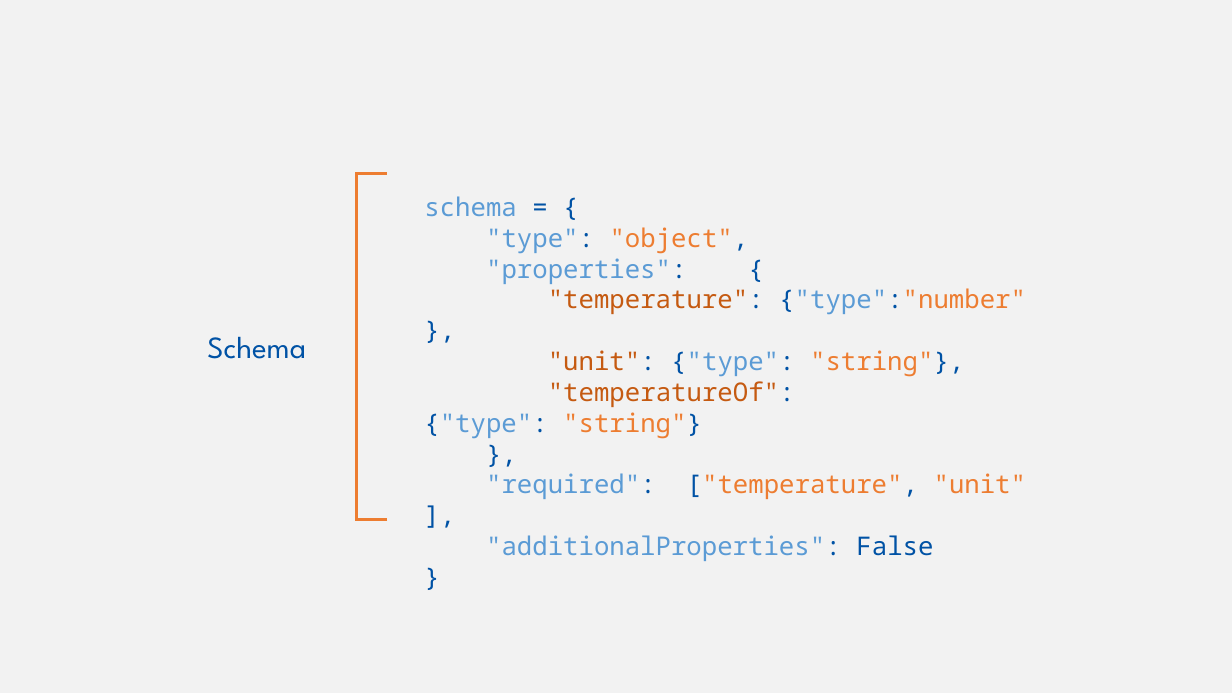
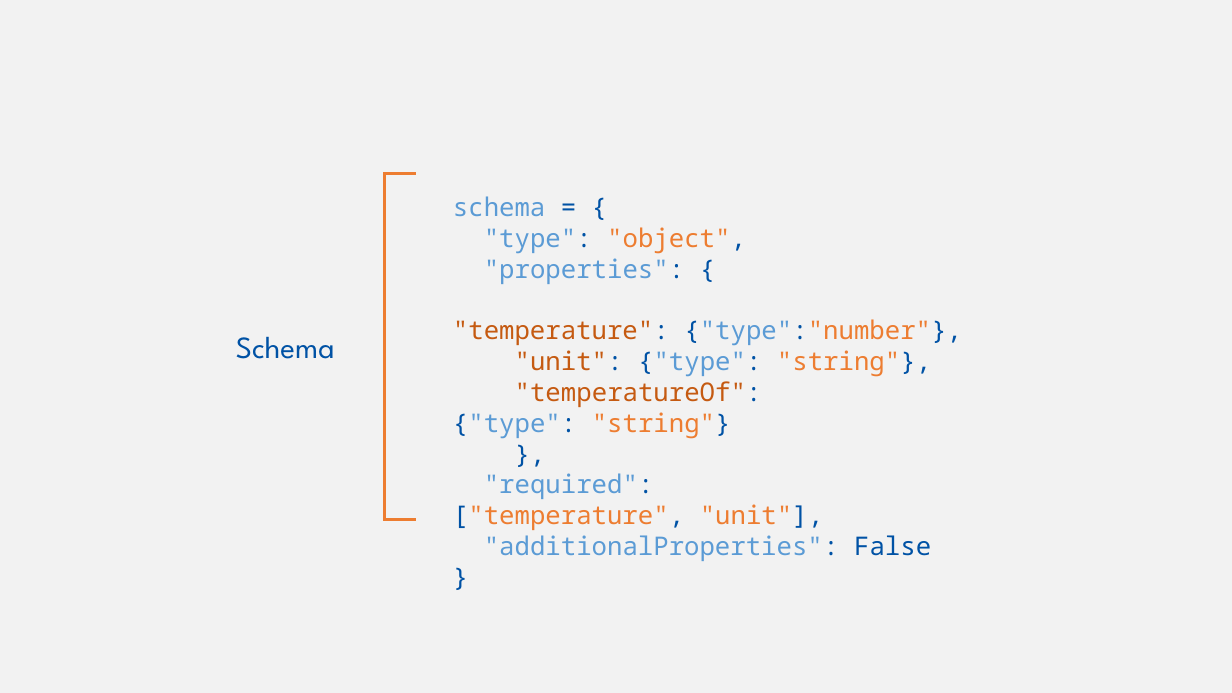
Before and after one commit to w3c/wot-cg, a slide deck: slide 23 of Tutorials/whatiswot/8-JSON_Schema_in_Practice_3/8-JSON_Schema_in_Practice_3.pptx. Drawn at 1232x693 pixels with LibreOffice and Linux fonts; fonts in the diff are those of the drawing. Boxes give left, top, right and bottom in pixels: in the first picture for what was removed or moved away, otherwise in the second. Text is boxed around its words. In the diff, an @@ line names an element or a change of style, - is before the commit and + after.

```diff
--- a/Tutorials/whatiswot/8-JSON_Schema_in_Practice_3/8-JSON_Schema_in_Practice_3.pptx
+++ b/Tutorials/whatiswot/8-JSON_Schema_in_Practice_3/8-JSON_Schema_in_Practice_3.pptx
@@ left bracket moved from (x1=357, y1=174, x2=387, y2=519) to (x1=385, y1=174, x2=416, y2=519) @@
@@ text "schema = {" moved from (x1=424, y1=196, x2=1026, y2=561) to (x1=453, y1=196, x2=962, y2=561) @@
@@ text "Schema" moved from (x1=207, y1=336, x2=306, y2=359) to (x1=236, y1=336, x2=335, y2=359) @@
@@ text at (x1=453, y1=381, x2=762, y2=439): spaces changed @@
-"temperatureOf":{"type": "string"}
+"temperatureOf": {"type": "string"}
```
Also in this commit, not shown: 5 other slides changed, 2 other files.
